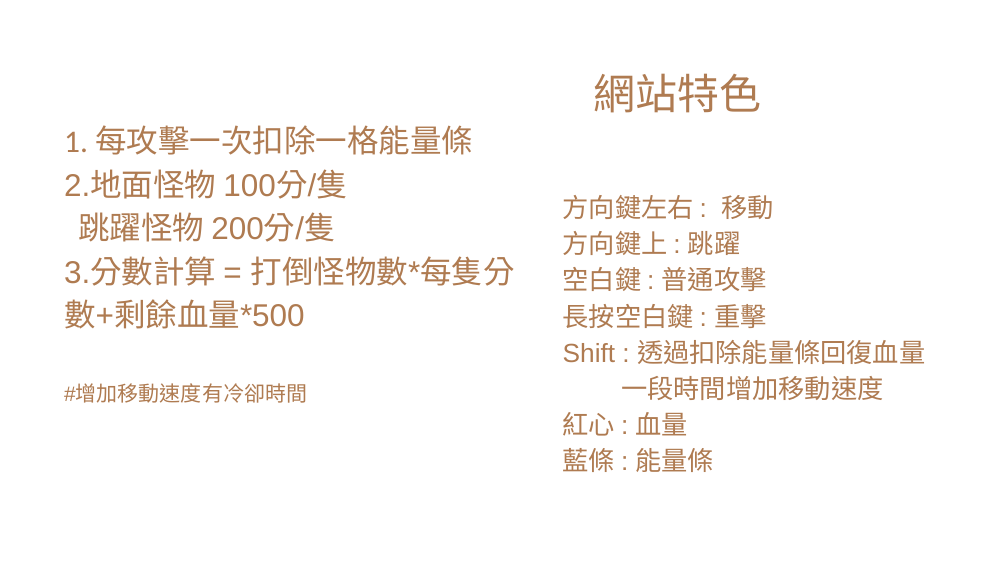
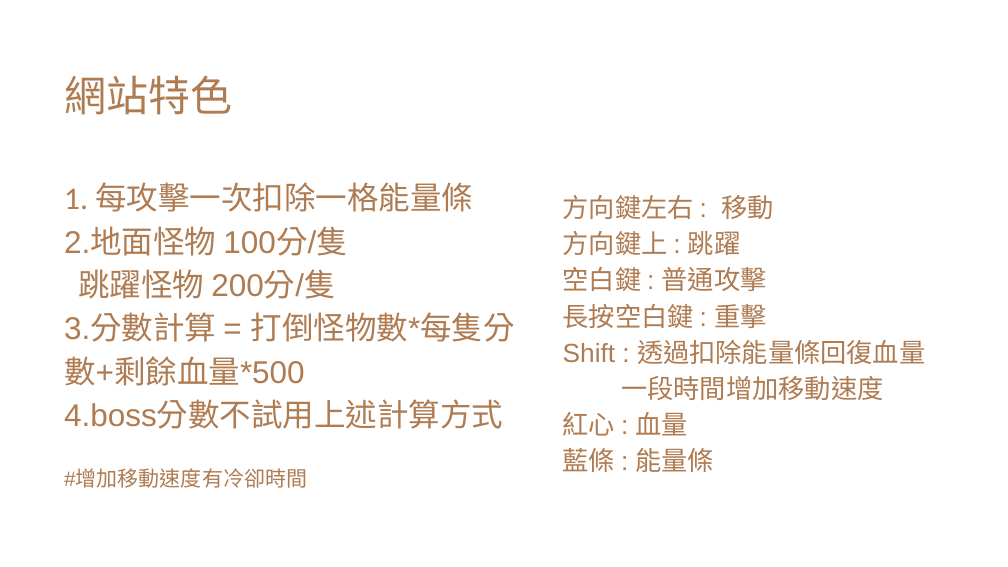
Before and after one commit to Hst0411/web, a slide deck: slide 4 of 00857105-00857141.pptx (slide 3 before the commit). Drawn at 1008x567 pixels with LibreOffice and Linux fonts; fonts in the diff are those of the drawing. Boxes give left, top, right and bottom in pixels: in the first picture for what was removed or moved away, otherwise in the second. Text is boxed around its words. In the diff, an @@ line names an element or a change of style, - is before the commit and + after.

```diff
--- a/00857105-00857141.pptx
+++ b/00857105-00857141.pptx
@@ title "網站特色": place and size @@
-title "網站特色" at (593, 73, 761, 113)
+title "網站特色" at (64, 75, 232, 115)
@@ text "1. 每攻擊一次扣除一格能量條": place and size @@
-text "1. 每攻擊一次扣除一格能量條" at (64, 125, 515, 403)
+text "1. 每攻擊一次扣除一格能量條" at (64, 182, 515, 488)
@@ text at (64, 401, 503, 429): paragraph added @@
+4.boss分數不試用上述計算方式
```
Also in this commit, not shown: 3 other slides changed, 1 slide added.
